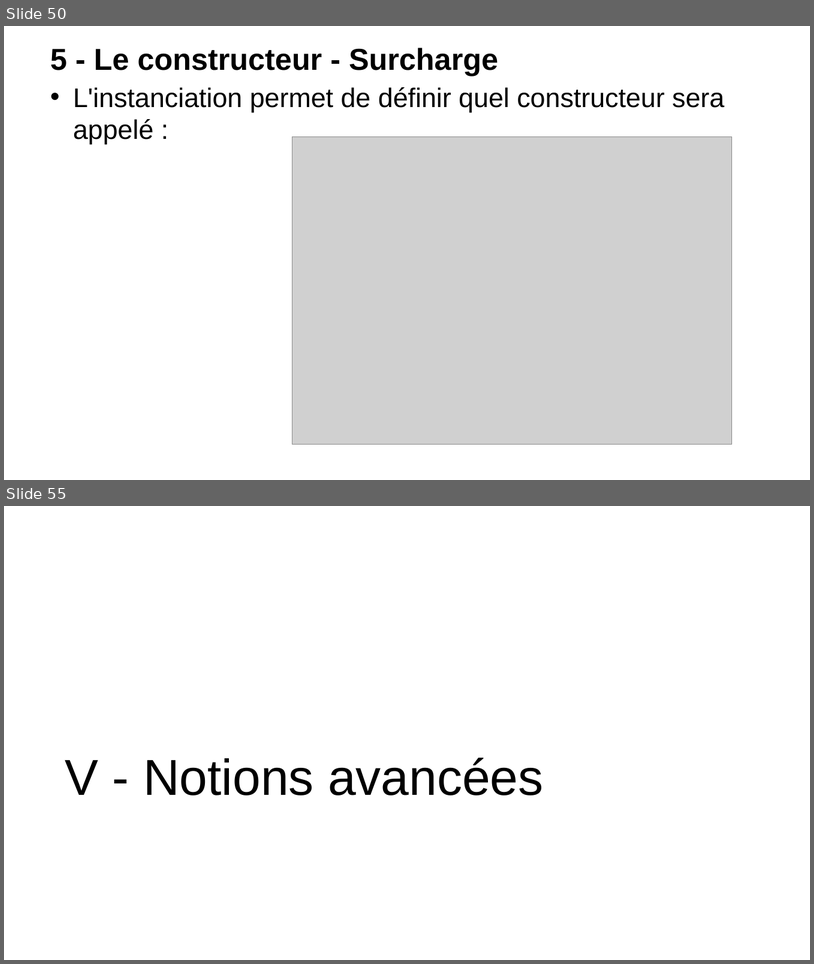
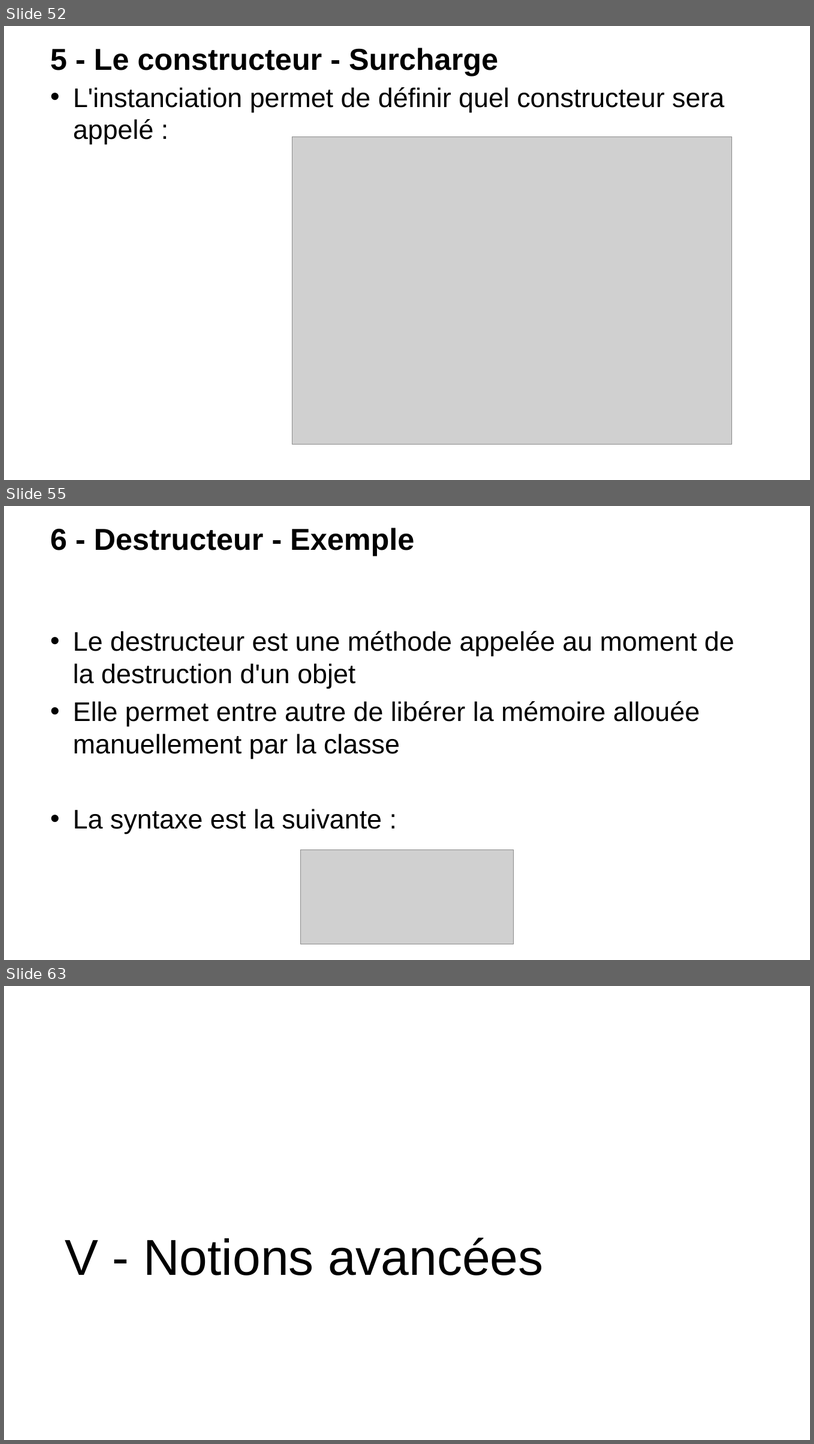
Before and after one commit to t-tortosa/cppCourses, a slide deck: POO.pptx. Shown one above the other, each under a label of ours: slides 50 and 55 before the commit, slides 52, 55 and 63 after it; the slides between them are not shown. The pictures are 814x964 and 814x1444 pixels, drawn with LibreOffice and Linux fonts; fonts in the diff are those of the drawing; grey boxes stand for pictures; background and template pictures are left out. Boxes give left, top, right and bottom in pixels: in the first picture for what was removed or moved away, otherwise in the second. Text is boxed around its words. In the diff, an @@ line names an element or a change of style, - is before the commit and + after.

```diff
--- a/POO.pptx
+++ b/POO.pptx
@@ slide 55 added at (4, 506, 810, 960), background picture (left out) @@
@@ title added at (50, 528, 414, 556), 36 pt, text #000000, bold @@
+6 - Destructeur - Exemple
@@ text added at (73, 631, 735, 834), 32 pt, text #000000 @@
+• Le destructeur est une méthode appelée au moment de la destruction d'un objet
+• Elle permet entre autre de libérer la mémoire allouée manuellement par la classe
+• La syntaxe est la suivante :
@@ picture added at (301, 850, 514, 944) @@
@@ what was slide 50 is now slide 52 @@
@@ what was slide 55 is now slide 63 @@
```
Also in this commit, not shown: 4 slides changed, 7 other slides added, 4 other files.
